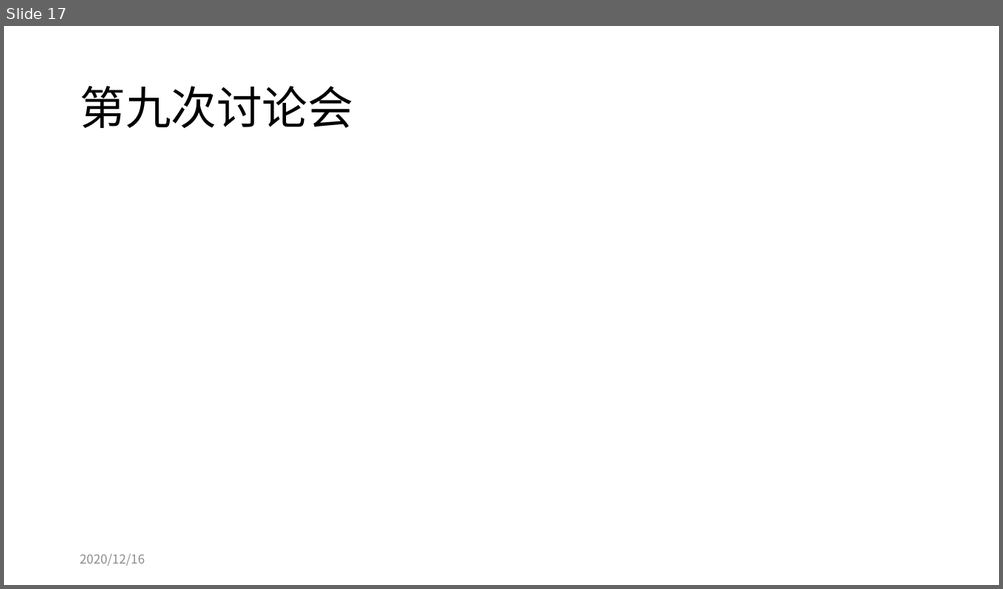
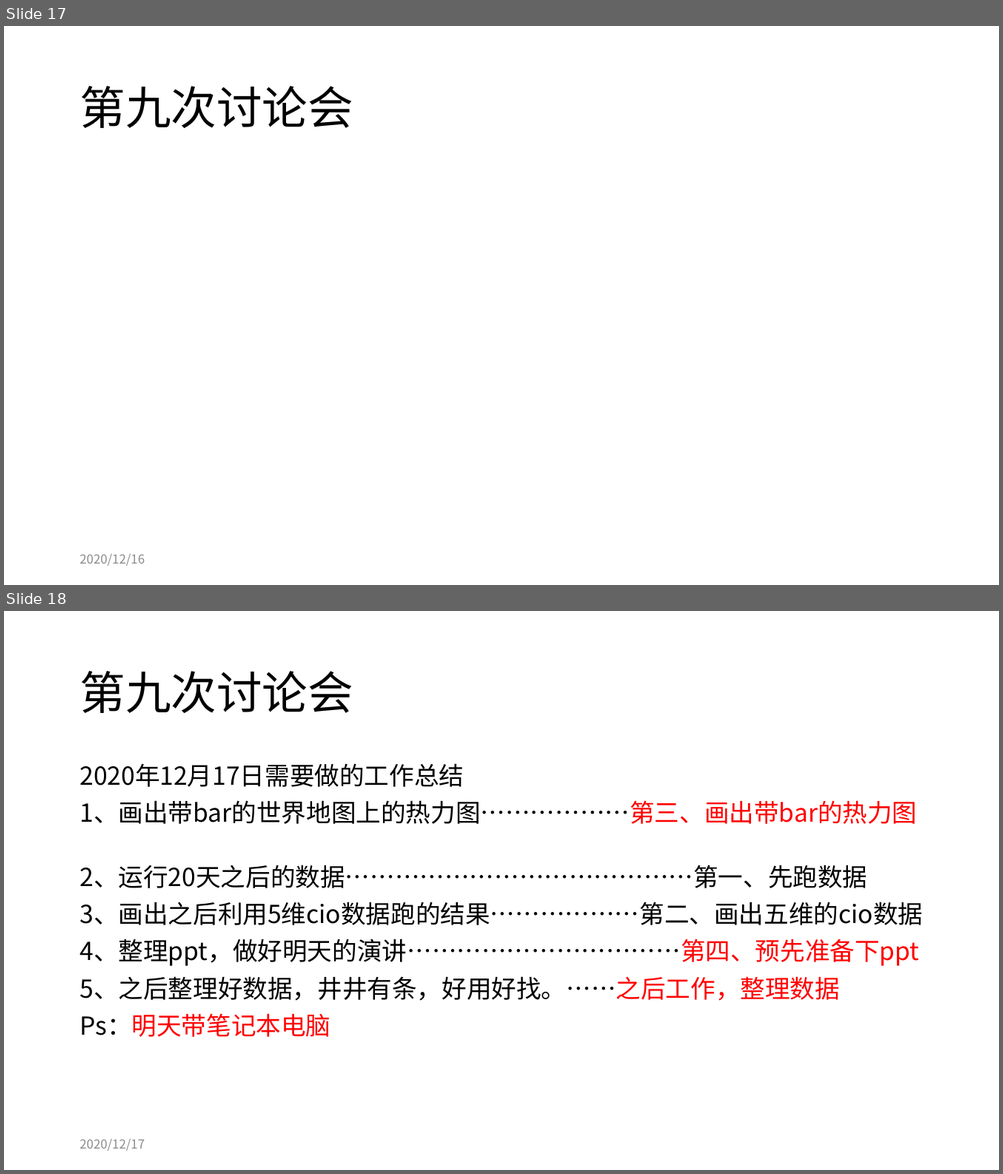
Before and after one commit to tureful/tureful.github.io, a slide deck: workshop_summary.pptx. Shown one above the other, each under a label of ours: slide 17 before the commit, slides 17 and 18 after it. The pictures are 1003x589 and 1003x1174 pixels, drawn with LibreOffice and Linux fonts; fonts in the diff are those of the drawing; grey boxes stand for pictures. Boxes give left, top, right and bottom in pixels: in the first picture for what was removed or moved away, otherwise in the second. Text is boxed around its words. In the diff, an @@ line names an element or a change of style, - is before the commit and + after.

```diff
--- a/workshop_summary.pptx
+++ b/workshop_summary.pptx
@@ slide 18 added at [4,611,999,1170], background #FFFFFF @@
@@ title added at [79,671,353,713], 44 pt, text #000000 @@
+第九次讨论会
@@ text added at [79,763,922,1037], 24 pt, text #000000 @@
+2020年12月17日需要做的工作总结
+1、画出带bar的世界地图上的热力图………………第三、画出带bar的热力图
+2、运行20天之后的数据……………………………………第一、先跑数据
+3、画出之后利用5维cio数据跑的结果………………第二、画出五维的cio数据
+4、整理ppt，做好明天的演讲……………………………第四、预先准备下ppt
+5、之后整理好数据，井井有条，好用好找。……之后工作，整理数据
+Ps：明天带笔记本电脑
@@ text added at [79,1139,145,1151], 12 pt, text #8C8C8C @@
+2020/12/17
```
Also in this commit, not shown: 5 other files.
